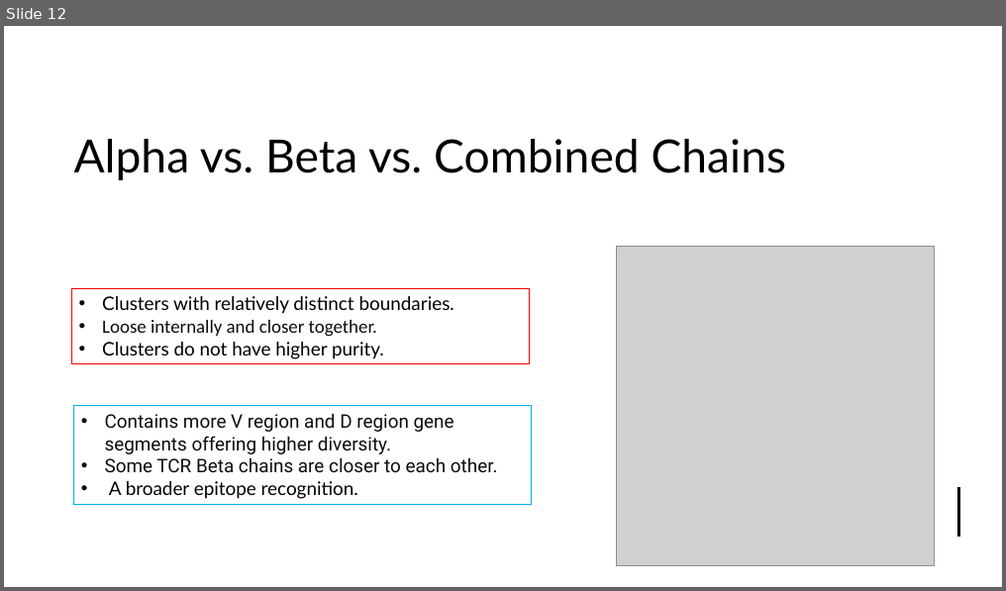
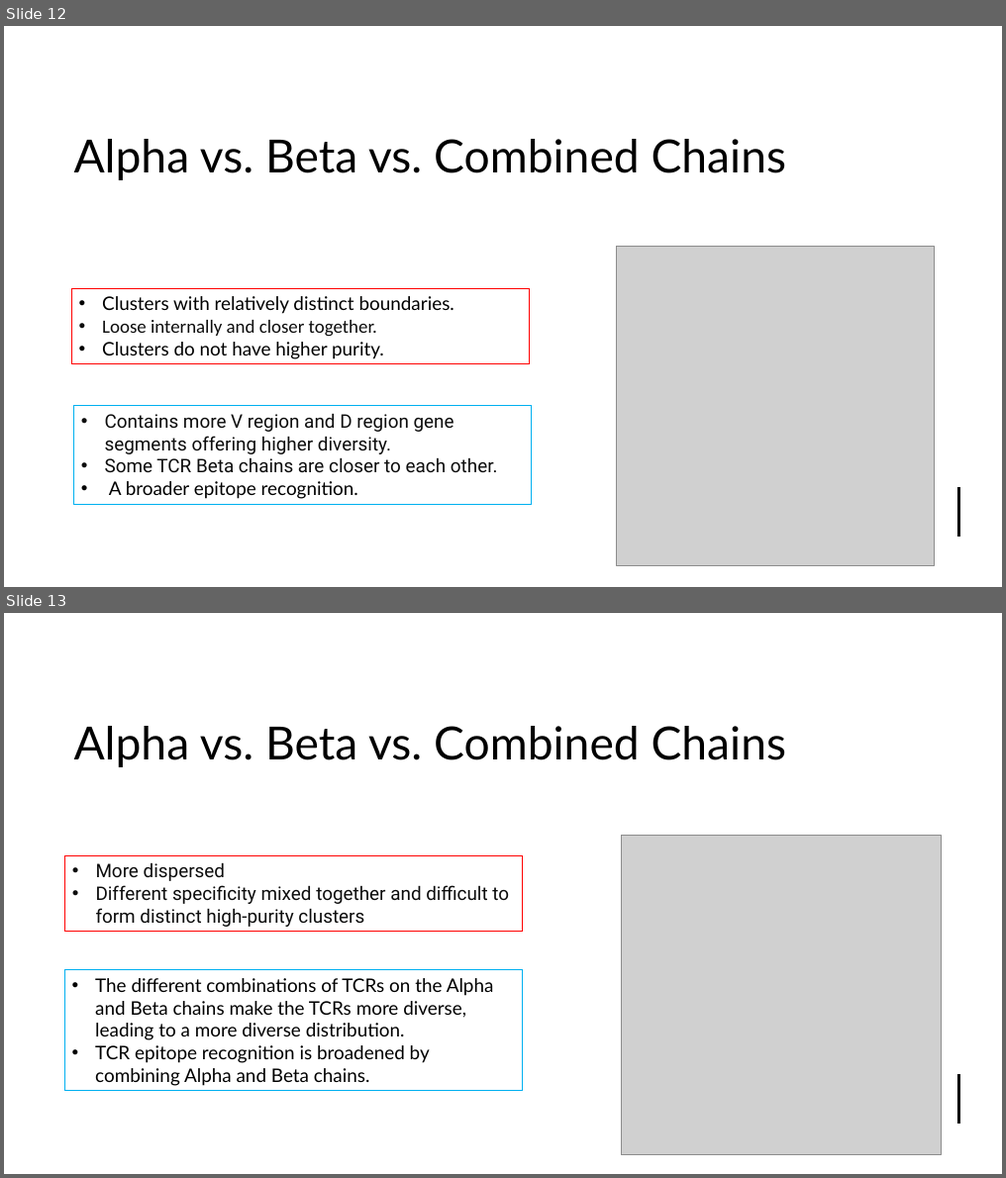
Before and after one commit to UoB-DSMP-2023-24/dsmp-2024-group4, a slide deck: summative presentation/Summative Oral Presentation-Group 4.pptx. Shown one above the other, each under a label of ours: slide 12 before the commit, slides 12 and 13 after it. The pictures are 1006x591 and 1006x1178 pixels, drawn with LibreOffice and Linux fonts; fonts in the diff are those of the drawing; grey boxes stand for pictures. Boxes give left, top, right and bottom in pixels: in the first picture for what was removed or moved away, otherwise in the second. Text is boxed around its words. In the diff, an @@ line names an element or a change of style, - is before the commit and + after.

```diff
--- a/summative presentation/Summative Oral Presentation-Group 4.pptx
+++ b/summative presentation/Summative Oral Presentation-Group 4.pptx
@@ slide 13 added at box(4, 613, 1002, 1174), background #FFFFFF; not listed: 3 template elements that a slide beside it also shows @@
@@ title added at box(74, 726, 786, 767), 44 pt, text #000000 @@
+Alpha vs. Beta vs. Combined Chains
@@ picture added at box(621, 836, 942, 1155) @@
@@ rectangle added at box(64, 857, 523, 932), outline #FF0000 0.75 pt, 18 pt, text #0D0D0D @@
+• More dispersed
+• Different specificity mixed together and difficult to form distinct high-purity clusters
@@ rectangle added at box(64, 970, 523, 1091), outline #00B0F0 0.75 pt, 18 pt, text #000000 @@
+• The different combinations of TCRs on the Alpha and Beta chains make the TCRs more diverse, leading to a more diverse distribution.
+• TCR epitope recognition is broadened by combining Alpha and Beta chains.
```
Also in this commit, not shown: 1 slide changed.
